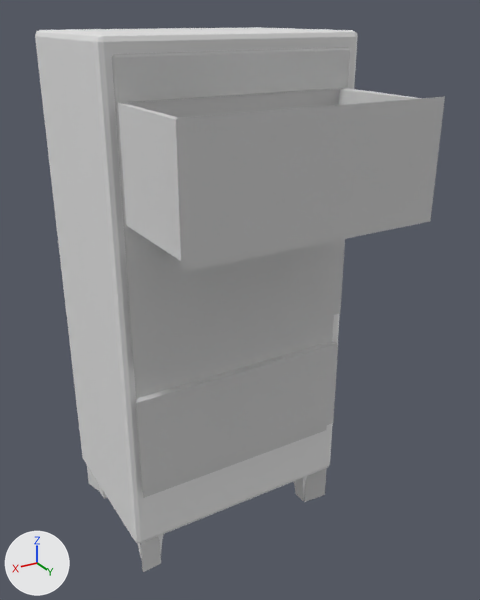
The FBX model PlateUpModdingTemplate-main/Blender/Deconstructor_Model/Deconstructor.fbx, before and after one commit.
Camera for both pictures: a 50 mm camera at (0.638, 1.07, 1.133) aimed at (-0.03, -0.043, 0.577). The lights are fixed; the arrows at lower left show +X, +Y and +Z. Objects named as collision shapes, trigger or cutter boxes, shadow casters or lower levels of detail are left out. Where no turn or scale is listed for an object, it has been applied to the vertices.

Objects in the first picture: 'Cabinet Body', 'Deconstructor'.
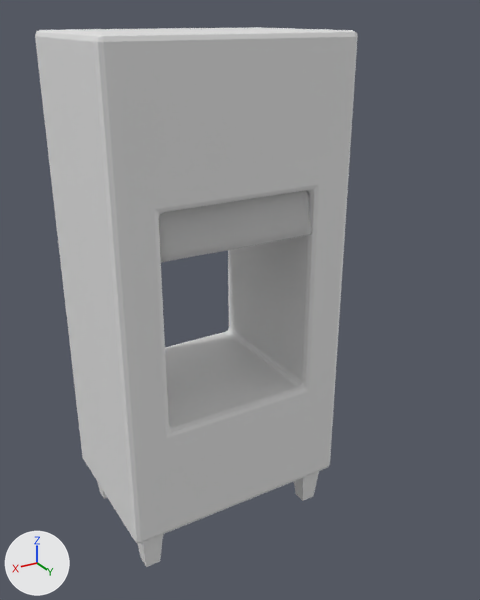
Changed parts and their boxes [x1, y1, x2, y2] in the pictures (480 x 600 px):
'Cabinet Body', deleted
    before: [87, 47, 445, 572]
    faces in mat_metal___soft_green_paint (white #e7e7e7): [112, 47, 445, 498]
    faces in mat_metal_very_dark (white #e7e7e7): [87, 88, 421, 572]
'Deconstructor', unchanged, uncovered by the edit
    both: [35, 27, 358, 543]
'Paper', unchanged, uncovered by the edit
    after: [163, 191, 304, 249]
'PaperBack', unchanged, uncovered by the edit
    after: [159, 190, 311, 262]

What changed in the scene script:
```text
Remove ob_cabinet_body:
    ob_cabinet_body = bpy.data.objects.new('Cabinet Body', me_mesh_0)
    ob_cabinet_body.location = (0.0, 0.004, 0.111)
```
